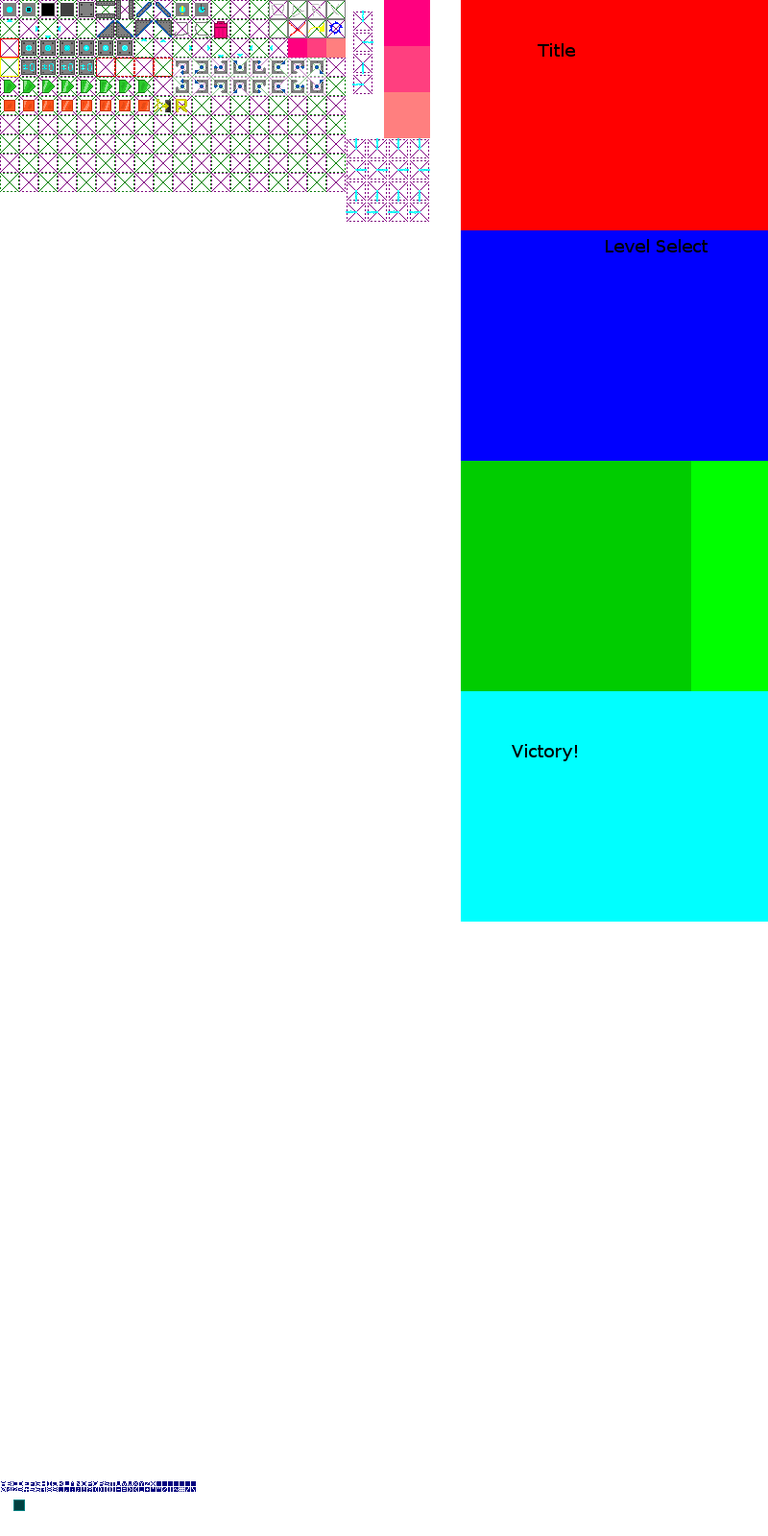
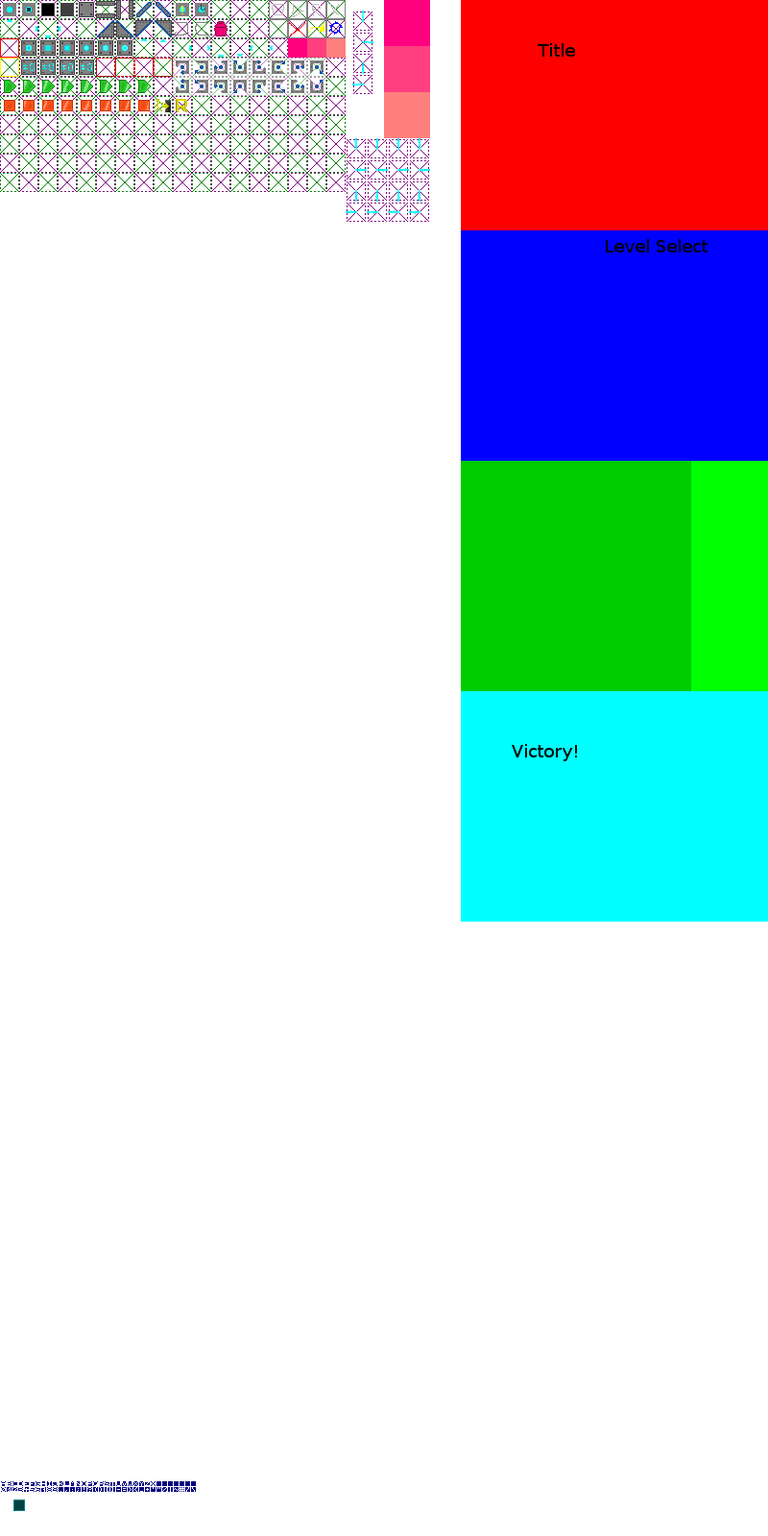
Two versions of the same layered image (768x1536). Layer-by-layer changes:
painted on "stuff" over (x1=214, y1=21, x2=228, y2=39)
